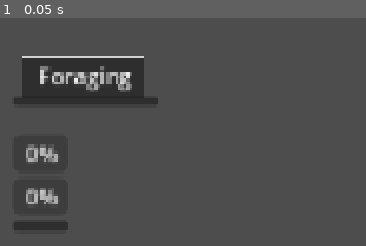
Above: before the commit, frame 1.
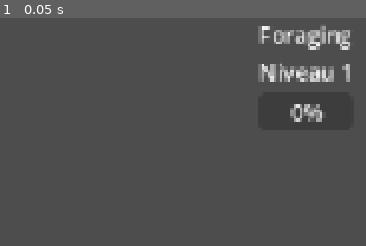
Above: after the commit, the same moment.

Repository: xpelletier07/New_Idle_Game
Game: Godot game, scene res://scenes/main/main.tscn
The game is run twice, just before and just after one commit, with the same random seed, the same clock (stepped at 60 frames per second) and the same inputs. The engine's default icon, where the game draws it, is replaced by a stand-in: a white triangle on a blue panel in a dark square.
Inputs:
- Up to frame 1 (0.05 s): no input

The runs differ from the first frame. In frame 1, 11% of the frame differs, in the area x 3-96%, y 3-93%.
Error before the commit: Invalid access to property or key 'xp_changed' on a base object of type 'Nil'. (res://scripts/ui/skill_panel.gd:20)
Error after the commit: Trying to assign value of type 'Button' to a variable of type 'skill_sidebar_button.gd'. (res://scripts/ui/sidebar/sidebar.gd:11)

Commit message:
Adding Possibility Multiple Skills - To Test

Diff:
--- a/autoload/player_data.gd
+++ b/autoload/player_data.gd
@@ -2,13 +2,19 @@
 
 signal item_added(item: Item, quantity: int)
 
-var skills: Dictionary = {}    # "foraging" -> Skill
-var inventory: Dictionary = {} # nom de l'item -> quantité
+#Pour ajouter un autre skill, ajouter un const du preload .tres et un _register_skill() dans _ready()
+const FORAGING_SKILL := preload("res://resources/skills/foraging.tres")
+
+var skills: Dictionary = {}
+var inventory: Dictionary = {}
 var gold: int = 0
 
+
 func _ready():
-	skills["foraging"] = Skill.new()
-	skills["foraging"].skill_name = "Foraging"
+	_register_skill(FORAGING_SKILL)
+
+func _register_skill(skill: Skill) -> void:
+	skills[skill.skill_id] = skill
 
 func add_item(item: Item, quantity: int = 1) -> void:
 	if item == null:
--- /dev/null
+++ b/resources/skills/foraging.tres
@@ -0,0 +1,11 @@
+[gd_resource type="Resource" script_class="Skill" format=3 uid="uid://cn67rlulctrsg"]
+
+[ext_resource type="Texture2D" uid="uid://cer8n6hhdrk1w" path="res://icon.svg" id="1_8csyi"]
+[ext_resource type="Script" uid="uid://dapt5ma3g3qe3" path="res://scripts/core/skill.gd" id="1_dlc5n"]
+
+[resource]
+script = ExtResource("1_dlc5n")
+skill_id = "foraging"
+skill_name = "Foraging"
+icon = ExtResource("1_8csyi")
+metadata/_custom_type_script = "uid://dapt5ma3g3qe3"
--- a/scenes/main/main.tscn
+++ b/scenes/main/main.tscn
@@ -1,19 +1,34 @@
 [gd_scene format=3 uid="uid://sc5todipq3ua"]
 
-[ext_resource type="PackedScene" uid="uid://boy2od1yvl7sc" path="res://scenes/ui/skill_panels/skill_panel.tscn" id="1_hyk8p"]
+[ext_resource type="PackedScene" uid="uid://doa1jjsy0dywq" path="res://scenes/ui/sidebar/sidebar.tscn" id="1_hyk8p"]
+[ext_resource type="Script" uid="uid://b388hvuecqv8p" path="res://scripts/main.gd" id="1_k2fmo"]
+[ext_resource type="PackedScene" uid="uid://boy2od1yvl7sc" path="res://scenes/ui/skill_panel/skill_panel.tscn" id="2_iuonh"]
 
 [node name="Main" type="Control" unique_id=1605620552]
 layout_mode = 3
-anchors_preset = 0
+anchors_preset = 15
+anchor_right = 1.0
+anchor_bottom = 1.0
+offset_left = 1.0
+offset_right = 1.0
+grow_horizontal = 2
+grow_vertical = 2
+script = ExtResource("1_k2fmo")
 
-[node name="TabContainer" type="TabContainer" parent="." unique_id=1536637811]
+[node name="HBoxContainer" type="HBoxContainer" parent="." unique_id=617911876]
 layout_mode = 0
-offset_left = 28.0
-offset_top = 26.0
-offset_right = 133.0
-offset_bottom = 63.0
+offset_right = 40.0
+offset_bottom = 40.0
+
+[node name="Sidebar" parent="HBoxContainer" unique_id=1952770897 instance=ExtResource("1_hyk8p")]
+layout_mode = 2
+
+[node name="TabContainer" type="TabContainer" parent="HBoxContainer" unique_id=1612227847]
+layout_mode = 2
+size_flags_horizontal = 3
 current_tab = 0
+tabs_visible = false
 
-[node name="Foraging" parent="TabContainer" unique_id=508983646 instance=ExtResource("1_hyk8p")]
+[node name="Foraging" parent="HBoxContainer/TabContainer" unique_id=508983646 instance=ExtResource("2_iuonh")]
 layout_mode = 2
 metadata/_tab_index = 0
--- /dev/null
+++ b/scenes/ui/sidebar/sidebar.tscn
@@ -0,0 +1,7 @@
+[gd_scene format=3 uid="uid://doa1jjsy0dywq"]
+
+[ext_resource type="Script" uid="uid://ytvkfcxyw8u1" path="res://scripts/ui/sidebar/sidebar.gd" id="1_mt228"]
+
+[node name="Sidebar" type="VBoxContainer" unique_id=1952770897]
+custom_minimum_size = Vector2(200, 0)
+script = ExtResource("1_mt228")
--- /dev/null
+++ b/scenes/ui/sidebar/skill_sidebar_button.tscn
@@ -0,0 +1,22 @@
+[gd_scene format=3 uid="uid://belgoycv078ag"]
+
+[node name="SkillSidebarButton" type="Button" unique_id=439667312]
+
+[node name="HBoxContainer" type="HBoxContainer" parent="." unique_id=801900370]
+layout_mode = 0
+offset_right = 40.0
+offset_bottom = 40.0
+
+[node name="Icon" type="TextureRect" parent="HBoxContainer" unique_id=1393133019]
+custom_minimum_size = Vector2(32, 32)
+layout_mode = 2
+stretch_mode = 5
+
+[node name="VBoxContainer" type="VBoxContainer" parent="HBoxContainer" unique_id=709779234]
+layout_mode = 2
+
+[node name="NameLabel" type="Label" parent="HBoxContainer/VBoxContainer" unique_id=1079382588]
+layout_mode = 2
+
+[node name="LevelLabel" type="Label" parent="HBoxContainer/VBoxContainer" unique_id=1612635667]
+layout_mode = 2
--- /dev/null
+++ b/scenes/ui/skill_panel/action_card.tscn
@@ -0,0 +1,30 @@
+[gd_scene format=3 uid="uid://c2dwtbe2avtx1"]
+
+[ext_resource type="Script" uid="uid://bw154exa1jiyk" path="res://scripts/ui/skill_panel/action_card.gd" id="1_lsh6l"]
+
+[node name="ActionCard" type="Button" unique_id=1514819113]
+custom_minimum_size = Vector2(120, 140)
+offset_left = 275.0
+offset_top = 188.0
+offset_right = 395.0
+offset_bottom = 328.0
+script = ExtResource("1_lsh6l")
+
+[node name="VBoxContainer" type="VBoxContainer" parent="." unique_id=1411261393]
+layout_mode = 0
+offset_right = 40.0
+offset_bottom = 40.0
+
+[node name="Icon" type="TextureRect" parent="VBoxContainer" unique_id=1698082452]
+custom_minimum_size = Vector2(48, 48)
+layout_mode = 2
+stretch_mode = 5
+
+[node name="NameLabel" type="Label" parent="VBoxContainer" unique_id=433415958]
+layout_mode = 2
+
+[node name="XpLabel" type="Label" parent="VBoxContainer" unique_id=1826348986]
+layout_mode = 2
+
+[node name="ProgressBar" type="ProgressBar" parent="VBoxContainer" unique_id=620645086]
+layout_mode = 2
--- /dev/null
+++ b/scenes/ui/skill_panel/skill_panel.tscn
@@ -0,0 +1,40 @@
+[gd_scene format=3 uid="uid://boy2od1yvl7sc"]
+
+[ext_resource type="Script" uid="uid://uq8fm2aujm7p" path="res://scripts/ui/skill_panel.gd" id="1_a78sk"]
+[ext_resource type="Script" uid="uid://bh8yxqleu2ow7" path="res://scripts/core/skill_action.gd" id="2_b3xwk"]
+[ext_resource type="Resource" uid="uid://cybk13qms12dh" path="res://resources/actions/forage.tres" id="2_qvelk"]
+
+[node name="SkillPanel" type="Control" unique_id=508983646]
+layout_mode = 3
+anchors_preset = 15
+anchor_right = 1.0
+anchor_bottom = 1.0
+grow_horizontal = 2
+grow_vertical = 2
+script = ExtResource("1_a78sk")
+actions = Array[ExtResource("2_b3xwk")]([ExtResource("2_qvelk")])
+
+[node name="VBoxContainer" type="VBoxContainer" parent="." unique_id=155958530]
+layout_mode = 0
+offset_right = 40.0
+offset_bottom = 40.0
+
+[node name="Header" type="VBoxContainer" parent="VBoxContainer" unique_id=1759803744]
+layout_mode = 2
+
+[node name="SkillNameLabel" type="Label" parent="VBoxContainer/Header" unique_id=964156781]
+layout_mode = 2
+
+[node name="LevelLabel" type="Label" parent="VBoxContainer/Header" unique_id=1437372206]
+layout_mode = 2
+
+[node name="XpBar" type="ProgressBar" parent="VBoxContainer/Header" unique_id=2261589]
+layout_mode = 2
+
+[node name="ScrollContainer" type="ScrollContainer" parent="VBoxContainer" unique_id=1564189733]
+layout_mode = 2
+size_flags_vertical = 3
+
+[node name="ActionsContainer" type="GridContainer" parent="VBoxContainer/ScrollContainer" unique_id=569821492]
+layout_mode = 2
+columns = 4
--- a/scenes/ui/skill_panels/skill_panel.tscn
+++ /dev/null
@@ -1,27 +0,0 @@
-[gd_scene format=3 uid="uid://boy2od1yvl7sc"]
-
-[ext_resource type="Script" uid="uid://uq8fm2aujm7p" path="res://scripts/ui/skill_panel.gd" id="1_a78sk"]
-[ext_resource type="Resource" uid="uid://cybk13qms12dh" path="res://resources/actions/forage.tres" id="2_qvelk"]
-
-[node name="SkillPanel" type="Control" unique_id=508983646]
-layout_mode = 3
-anchors_preset = 0
-script = ExtResource("1_a78sk")
-action = ExtResource("2_qvelk")
-
-[node name="VBoxContainer" type="VBoxContainer" parent="." unique_id=1409292750]
-layout_mode = 0
-offset_right = 40.0
-offset_bottom = 40.0
-
-[node name="LevelLabel" type="Label" parent="VBoxContainer" unique_id=536041268]
-layout_mode = 2
-
-[node name="XpBar" type="ProgressBar" parent="VBoxContainer" unique_id=1339114874]
-layout_mode = 2
-
-[node name="ActionProgressBar" type="ProgressBar" parent="VBoxContainer" unique_id=1344708472]
-layout_mode = 2
-
-[node name="ActionButton" type="Button" parent="VBoxContainer" unique_id=848197039]
-layout_mode = 2
--- a/scripts/core/skill.gd
+++ b/scripts/core/skill.gd
@@ -5,6 +5,7 @@
 extends Resource
 class_name Skill
 
+@export var skill_id: String = ""
 @export var skill_name: String = ""
 @export var icon: Texture2D
 
--- /dev/null
+++ b/scripts/main.gd
@@ -0,0 +1,14 @@
+extends Control
+
+@onready var tab_container: TabContainer = $HBoxContainer/TabContainer
+@onready var sidebar: Sidebar = $HBoxContainer/Sidebar
+
+func _ready():
+	sidebar.skill_selected.connect(_on_skill_selected)
+
+func _on_skill_selected(skill_id: String):
+	for i in tab_container.get_child_count():
+		var panel: SkillPanel = tab_container.get_child(i)
+		if panel.skill_id == skill_id:
+			tab_container.current_tab = i
+			break
--- /dev/null
+++ b/scripts/ui/sidebar/sidebar.gd
@@ -0,0 +1,14 @@
+extends VBoxContainer
+class_name Sidebar
+
+signal skill_selected(skill_id: String)
+
+const SkillButtonScene = preload("res://scenes/ui/sidebar/skill_sidebar_button.tscn")
+
+func _ready():
+	for skill_id in PlayerData.skills:
+		var skill: Skill = PlayerData.skills[skill_id]
+		var btn: SkillSidebarButton = SkillButtonScene.instantiate()
+		add_child(btn)
+		btn.setup(skill_id, skill)
+		btn.pressed_with_id.connect(func(id): skill_selected.emit(id))
--- /dev/null
+++ b/scripts/ui/sidebar/skill_sidebar_button.gd
@@ -0,0 +1,23 @@
+extends Button
+class_name SkillSidebarButton
+
+signal pressed_with_id(skill_id: String)
+
+@onready var icon_rect: TextureRect = $HBoxContainer/Icon
+@onready var name_label: Label = $HBoxContainer/VBoxContainer/NameLabel
+@onready var level_label: Label = $HBoxContainer/VBoxContainer/LevelLabel
+
+var skill_id: String
+var skill: Skill
+
+func setup(id: String, s: Skill) -> void:
+	skill_id = id
+	skill = s
+	name_label.text = skill.skill_name
+	icon_rect.texture = skill.icon
+	level_label.text = "Niveau %d" % skill.level
+	skill.leveled_up.connect(_on_leveled_up)
+	pressed.connect(func(): pressed_with_id.emit(skill_id))
+
+func _on_leveled_up(new_level):
+	level_label.text = "Niveau %d" % new_level
--- a/scripts/ui/skill_panel.gd
+++ b/scripts/ui/skill_panel.gd
@@ -1,42 +1,73 @@
-#extends Control
+extends Control
+class_name SkillPanel
 
+@export var skill_id: String = "foraging"
+@export var actions: Array[SkillAction] = []
 
-extends Control
+@onready var skill_name_label: Label = $VBoxContainer/Header/SkillNameLabel
+@onready var level_label: Label = $VBoxContainer/Header/LevelLabel
+@onready var xp_bar: ProgressBar = $VBoxContainer/Header/XpBar
+@onready var actions_container: GridContainer = $VBoxContainer/ScrollContainer/ActionsContainer
 
-@export var skill_id: String = "Foraging"
-@export var action: SkillAction
-
-@onready var action_progress_bar: ProgressBar = $VBoxContainer/ActionProgressBar
-@onready var xp_bar: ProgressBar = $VBoxContainer/XpBar
-@onready var level_label: Label = $VBoxContainer/LevelLabel
-@onready var action_button: Button = $VBoxContainer/ActionButton
+const ActionCardScene = preload("res://scenes/ui/skill_panel/action_card.tscn")
 
 var skill: Skill
+var current_action: SkillAction = null
+var current_card: ActionCard = null
 var progress: float = 0.0
-var is_active: bool = false
 
 func _ready():
 	skill = PlayerData.get_skill(skill_id)
 	skill.xp_changed.connect(_on_xp_changed)
 	skill.leveled_up.connect(_on_leveled_up)
-	action_button.pressed.connect(_on_action_button_pressed)
-	action_button.text = action.action_name
+	skill_name_label.text = skill.skill_name
 	_update_level_label()
+	_populate_actions()
+
+func _populate_actions():
+	for action in actions:
+		var card: ActionCard = ActionCardScene.instantiate()
+		actions_container.add_child(card)
+		card.setup(action)
+		card.action_pressed.connect(_on_action_pressed)
+
+func _on_action_pressed(action: SkillAction):
+	if current_action == action:
+		current_action = null
+		if current_card:
+			current_card.set_active(false)
+			current_card.set_progress(0)
+		current_card = null
+		progress = 0.0
+		return
+
+	if current_card:
+		current_card.set_active(false)
+		current_card.set_progress(0)
+
+	current_action = action
+	progress = 0.0
+	current_card = _find_card_for_action(action)
+	if current_card:
+		current_card.set_active(true)
+
+func _find_card_for_action(action: SkillAction) -> ActionCard:
+	for card in actions_container.get_children():
+		if card.action == action:
+			return card
+	return null
 
 func _process(delta):
-	if is_active:
+	if current_action and current_card:
 		progress += delta
-		action_progress_bar.value = (progress / action.duration) * 100.0
-		if progress >= action.duration:
+		current_card.set_progress((progress / current_action.duration) * 100.0)
+		if progress >= current_action.duration:
 			_complete_action()
-
-func _on_action_button_pressed():
-	is_active = !is_active
 
 func _complete_action():
 	progress = 0.0
-	skill.add_xp(action.xp_reward)
-	PlayerData.add_item(action.item_reward, action.item_quantity)
+	skill.add_xp(current_action.xp_reward)
+	PlayerData.add_item(current_action.item_reward, current_action.item_quantity)
 
 func _on_xp_changed(current_xp, xp_needed):
 	xp_bar.value = (current_xp / xp_needed) * 100.0
@@ -45,4 +76,4 @@
 	_update_level_label()
 
 func _update_level_label():
-	level_label.text = "%s - Niveau %d" % [skill.skill_name, skill.level]
+	level_label.text = "Niveau %d" % skill.level
--- /dev/null
+++ b/scripts/ui/skill_panel/action_card.gd
@@ -0,0 +1,26 @@
+extends Button
+class_name ActionCard
+
+signal action_pressed(action: SkillAction)
+
+@onready var icon_rect: TextureRect = $VBoxContainer/Icon
+@onready var name_label: Label = $VBoxContainer/NameLabel
+@onready var xp_label: Label = $VBoxContainer/XpLabel
+@onready var progress_bar: ProgressBar = $VBoxContainer/ProgressBar
+
+var action: SkillAction
+
+func setup(new_action: SkillAction) -> void:
+	action = new_action
+	name_label.text = action.action_name
+	xp_label.text = "%s XP" % str(action.xp_reward)
+	if action.item_reward and action.item_reward.icon:
+		icon_rect.texture = action.item_reward.icon
+	progress_bar.value = 0
+	pressed.connect(func(): action_pressed.emit(action))
+
+func set_progress(value: float) -> void:
+	progress_bar.value = value
+
+func set_active(active: bool) -> void:
+	modulate = Color(1, 1, 0.7) if active else Color(1, 1, 1)
Not shown, added: scripts/main.gd.uid
Not shown, added: scripts/ui/sidebar/sidebar.gd.uid
Not shown, added: scripts/ui/sidebar/skill_sidebar_button.gd.uid
Not shown, added: scripts/ui/skill_panel/action_card.gd.uid
